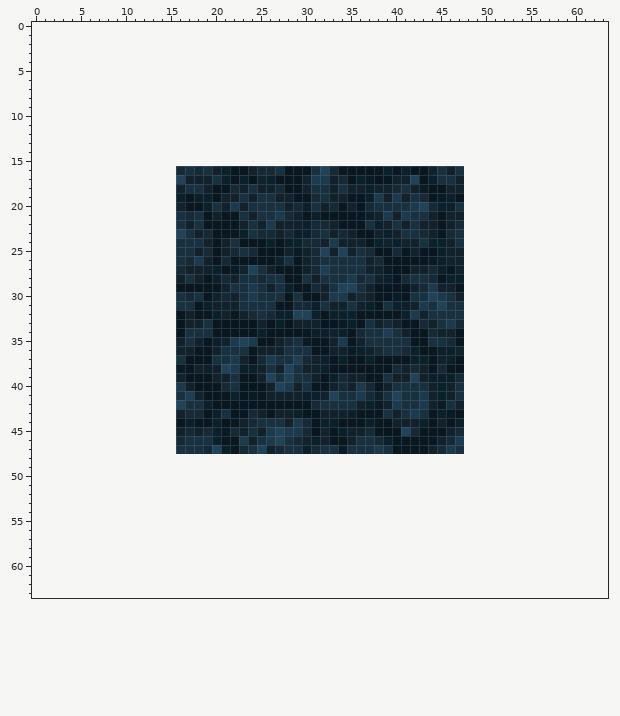
One commit to this pixel-art sprite: art/export/Tile_Stone1_filled.PNG. This is how it looked before the edit.
The file is 32x32 pixels. Colours within 5 levels of each other are drawn and written as one. The old version is drawn lined up with the new one, on the new canvas.
Now the later version:
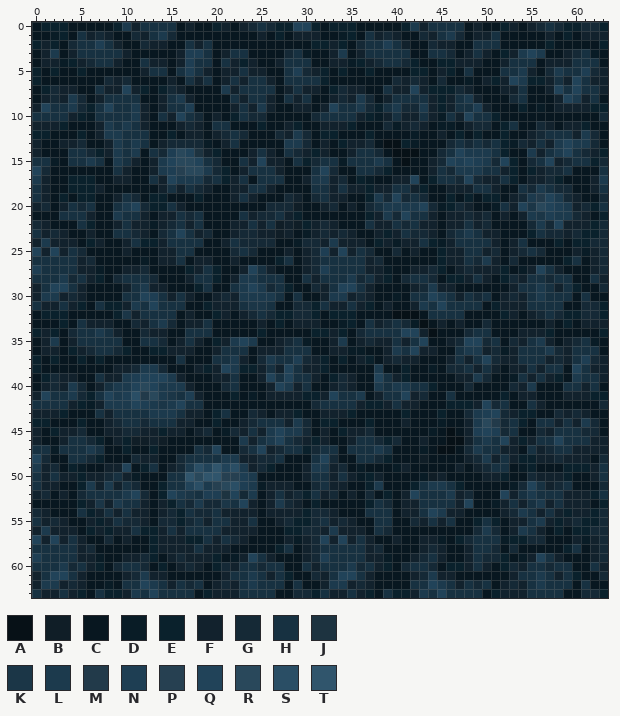
Palette (. is transparent): A #071117  B #101e27  C #081720  D #091c26  E #0a212c  F #12222d  G #152936  H #173141  J #1d3340  K #1b3647  L #1c3a4d  M #223a4a  N #1e3e53  P #264051  Q #214359  R #29485b  S #2a4e65  T #30556c
Difference:
canvas 32x32 -> 64x64, the old top-left corner now at 16,16
Changed rows in their new state; - is an unchanged pixel.
first column x 0:
 0 CEEECCCCCELFHHHHCFCCEFCFGHGEEQQECEEECCCCCELFHHHHCFCCEFCFGHGEEGGE
 1 CCDECHFGFCCGFHLGCCCCCCCCCFCECFFFCCDECHFGFCCGFHLGCFFHCCCCCFCECFFF
 2 EFECGHHNHFCCGFFCCHFHCCCCCCCCCCCEEFECGHHNHFCCGFFCCHHHCCCCCECCCCCE
 3 CFLCFHHHHHFCCCCCFNNHCFHHCCCCGHDCCFLCFHHHHHCCHHGCFHFCEFLQLCCFGHDC
 4 CFFDEFGHHFCCHFFCFNHHCHFEFCCFHHHCCFFDEFGHHGECCEEFFFCCFHHHCFFFHHHC
 5 ECECCECCCCCCFHHCHNHFCFFHFFCCHNGFECECCECCCCEECFECHCCCHHLFCGLHHNGF
 6 ECCCCCCCGFGCCCCFCHFHCFHFHHFCHHHHECCCCCCCGFGFCGCCDCFEFQLEEFHFQHFF
 7 CEGFFCCHFFQFECEGFCCCCLFHHHHCFHFFCEGFFCCHFFQFEEEGFCCCFFHCCFQHQHHF
 8 CFGFLGCFHHHHCCFHLFCCCCHFHHFCHFHCCFGFLGCFHHHHFEFHLFCCCGHCCCFQLFHC
 9 FQHHLGEHQHHLFCFHHNCCCCFHFLFCCFFCFQHHLGEHLGGLFEFHHNFCCCECDCFFFFEE
10 HHHHFEDHHHHLFCHFQHGCFCEHGGCCCCCGHHHHFEDFHFFHFDHFQHHECCCCCCCCCCCG
11 FFFECCCFLHLHFCCCFGFCHHCCCECCFECCFFFECCCGDFGFCDDCFGGCEHCCGFCFFECC
12 EECCCECFLLHHHCCECFFCFGHGCCCGFLGCEECCCECCCCDCCFCECECCECCFGHHHFLGC
13 FCCFFGCCFLHLHCFGGGGDCFHCCCCCLLGCFCEFFGCAAEDCCCGHGHGHEDGFHFLQLLGC
14 FCCCHHGEFLHLCHGNRQJFECCCFHFCHGFEFCCFHHGCAAACCGHQLLLHECCLFHLQHGFE
15 HHDCHHLHCLHFCFLQRRQHGCCHFQFFCHEGHHDHHHLHCACCFGQNQNLGQECGHQFGHHEG
16 QGCCCCCCCHFCCFLNPRRLG--FHHHF--------HHG--C----GLLLHHFECEFGGHCCCH
17 LFCCEEECCFFCCHFQLLLG--FH-HHH---K---------------GQGFFHECFFGECCCFL
18 HFCCEEEFCCCCCCFH--G---F--H-C--C---------H--E----FHHFCCHGLHGGCCFH
19 HFCECEECCFHGCEECC--C-C---CCCGF---------GQG---C--ECEECFGLMQLGFCCG
20 FGCFHGHCCHLQGEEH---CCCCCCCGGGBCC-------LLL---D-GFCCDHFQKRQNLFGEH
21 CCCHHHFCCLHHFCFF----C----GGHFE-C--------GQ------GFGCFCFLKNLLGFCE
22 GFCCCHECCFHFFDFG------F---HB-B-F------F--G-----FHFGCCCCGLGQFFFEG
23 HFGFCCFCCHHGFCGH------FGGFFBFCDFG---------G-----LHFFCCCEHGGFGEEG
24 FLFFFCEFCCFHEEFH---C---GGGG-CD----------D----D--HHHFCFHCCCECEEGG
25 QFQFHGCCCCFCCCFF--CC-C-------C--N---------------HHFGCFGHGCCCFDFG
26 HHHHHFGCCCCCDCFF-CF--CF---------------------C---HGLFCGCCCCCEHCFG
27 NHHHHFFDCCFFGCCCCE-H--C-------------------------GFFFECDFQHFCCCFG
28 HHHLGHFECGHHHGCCCFHH-C-LLH----------------------FHFCEGFHHGHHCCHF
29 FHQQHFCCCCFHLFFC--EH-C-LQLG---------------------CCCCCFHHLHFHECCG
30 FLLFGFCCCCHHQNHF-FC----L-LL---------------------HGHCFGFHLHHHCHCC
31 HFFHFECHEEFLHQHH-C------KK-------------FCC------HHCEFFFHHHHCCGGE
32 CEEECCCCCEKFHHHH-------------GG---------AAAC----CCCCEFCFGHGEEGGE
33 CCCECHFFFCCGFHLG------------------------HGDACFCFCCGCCCCCCFCECFFF
34 EFECGHHLHFCCGFFC-----------------------H-QQFACC-GHHCCCFFFECCCCCE
35 CFLCFHHHHHCCHHGC---------------------GFF-FHQCCFGQQGHCGFHLFCFGHDC
36 CFFCEFGHHGECCEEF--------------------DCCFLHQFFCCHLLFGDFHHHLGFHHHC
37 ECECCECECCCCCCCC--------------------F--FGFFC-CFHFHQGFFHHHFGFHNGF
38 ECCCCCCCCFFGLLGCC---------------------L-CECCDCGGHFHFCFFHFHHCQHFF
39 CEGFFCCHFFLNQQQL--------------------C-Q--ECCCCCFFLGCCDHFHFECLHHF
40 CFGFLGCFHLLQRQLL--------------------CCLHLL--ECCCGCCCCGFLCCCHHFHC
41 FQHHLGEHQLNSMRLK---------------------CF-HQFGCCHCCCCCECFFCCCFFFEE
42 HHHHFEDFLLLQNLKL---C------------------E-HFFCCCEEEFQGHCCHFCCCCCCG
43 FFFECCCHFHHHHLLLHFF--------------------CCECC--C-GLNQGFEECCGFGFCC
44 EECCCECCFGHHGHHHFF----------------------C-CC-D-CFLRMGHECHHFHFLGC
45 FCEFFGCCFFGGFFEF-C--C--------------------CC-D-ACFNQNGHCCGFHHHGGC
46 FCCFHHGECFEBBFBCCCCCC-------------------G--F-CAAFHLHQFEFHHQHHHFF
47 HHDHHHLHCCECCECCCC---C------------C--------DCAACGLHHFFCHFGHHFFFF
48 QGCCHHGECCCGFFCCGHHHHLLFFGGHCCCHQGCCHHGECCCBCCCCFGLFHFEEFFGFFFCG
49 LFGCEDCCFFQCEHCFGLSQTQSLFGECCCFLLFGCDCCCDFCCCCCFCFGHHCDECCCEEEFH
50 HFHFFEFFGHFDCCCHHTRTTPPNLCCCCCFHHFHFDEFCCCCDBFCCCCFFECCGFFFECCFH
51 HFFCCELFLFHGCCEHHQSLPRSNLDFFFCCGHFFCCELCCCEHLLHECCCCCDGQHFGHCCCG
52 FGCFCGHHHHLQGCEQLKHNNJQGLCFHFGEHFGCFCGCECFQHHHLFGCCCQFHLHHHFFFEH
53 CCCCCEFKFLHHFCFEHGLGGKHQFCFLGFCECCCCCEHGCFFHHHHFQCCDFHFHLFHFFFCE
54 GFCCCHEFHFHFFCFGEHGGHFFFFCFFFFEGGFCCCHHHCFFHQLFFCCCCFGLHFHFEFFEG
55 HFGFCCFEFHGGFCGGEGHFHHFFHCCFGEEGHFGFCCHHCCGFHFHCCEHECFFHLFEFGEEG
56 FLFFFCEFEFFHEEFHFHHHHFFFFCCCEEGGFLFFFCHGCCCCCCCCCGLGCFLHFCECEEGG
57 QFQFHFCCGCFCCEFFFEEHFHGFCCCCFDFGQFQFHFCCFCCFFDCEGHHHDEEGGCCCFDFG
58 HHHHHFGCCCCCCEFFFFHFFFCCCCCEHCFGHHHHHFGCCCCFGFCCFHHGCGCCCCCEHCFG
59 NHHHHFFDCCFFGECFGFFFECDFQHFCCCFGNHHHHFFDCCFGHFCCFHGGECDFQHFCCCFG
60 HHHLGHFECGHHGCECFGFCEGFHHGHHCCHFHHHLGHFECGHHGCEEFHFCEGFHHGHHCCHF
61 FHQQHFCCCCFGLFFCCCCCCFHHLHFHECCGFHQQHFCCCCFGLFFCCCCCCFHHLHFHECCG
62 FLLFGFCCDCHHQLHFHGHCFGFHLHHHCHCCFLLFGFCCCCHHQLHFHGHCFGFHLHHHCHCC
63 HFFHFECHEEFLHQHHHHCEFFFHHHHCCGGEHFFHFECHEEFLHQHHHHCEFFFHHHHCCGGE
Where, in picture pixels (left, top, right, bottom), the same in both pictures:
changed: (32, 22, 608, 598)
